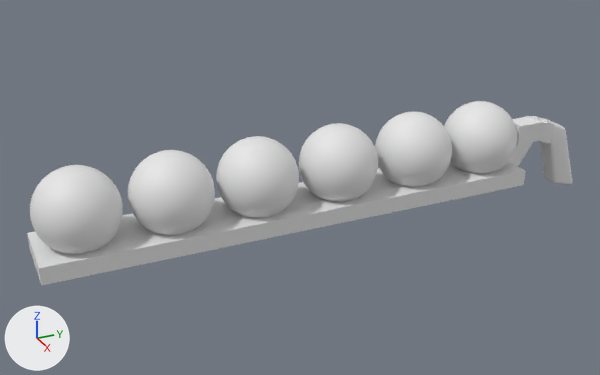
Two versions of the Blender file Assets/_Models/materialgunL.blend, one commit apart.
Rendered twice from a 50 mm lens placed at (1.343, -1.149, 0.689), pointed at (-0.025, -0.533, 0.005). The axes (+X, +Y, +Z) are drawn at lower left. The lights are the same throughout.
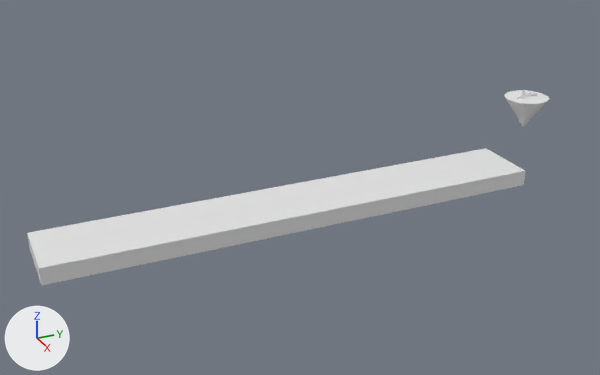
Where the change shows, as pixel boxes [x1, y1, x2, y2] in the pictures (600 x 375 px):
'Sphere.006', hidden
    before: [30, 165, 123, 254]
'Sphere.005', hidden
    before: [128, 150, 215, 235]
'Sphere.004', hidden
    before: [216, 136, 299, 218]
'Sphere.003', hidden
    before: [299, 123, 378, 202]
'Sphere.002', hidden
    before: [375, 112, 452, 187]
'Sphere.001', hidden
    before: [444, 101, 517, 174]
'Cube.003', hidden
    before: [453, 116, 573, 201]
'Cone', added
    after: [504, 90, 549, 126]
'Cube', added
    after: [517, 90, 537, 99]

What changed in the scene script:
```text
Add me_cube_001:
    me_cube_001.from_pydata([(0.11, -0.41, -1.0), (0.11, -1.52, 0.0), (0.11, -0.42, 1.01), (0.11, 1.59, -0.39), (0.11, 1.59, 0.39), (0.11, -0.41, -0.39), (0.11, -0.41, 0.39), (-0.11, -0.41, -1.0), (-0.11, -1.52, 0.0), (-0.11, -0.42, 1.01), (-0.11, 1.59, -0.39), (-0.11, 1.59, 0.39), (-0.11, -0.41, -0.39), (-0.11, -0.41, 0.39)], [], [(1, 0, 5, 3, 4, 6, 2), (8, 9, 13, 11, 10, 12, 7), (4, 3, 10, 11), (3, 5, 12, 10), (2, 6, 13, 9), (1, 2, 9, 8), (6, 4, 11, 13), (0, 1, 8, 7), (5, 0, 7, 12)])
Add me_cone:
    me_cone.from_pydata(...)  # a 32-sided cone pointing to +z spanning x -0.618..0.618, y -0.618..0.618, z 0.087..1.0
Change ob_cube_003:
    add ob_cube_003.hide_set(True)  # its collection is switched off
Change ob_sphere_001:
    add ob_sphere_001.hide_set(True)  # its collection is switched off
Change ob_sphere_002:
    add ob_sphere_002.hide_set(True)  # its collection is switched off
Change ob_sphere_003:
    add ob_sphere_003.hide_set(True)  # its collection is switched off
Change ob_sphere_004:
    add ob_sphere_004.hide_set(True)  # its collection is switched off
Change ob_sphere_005:
    add ob_sphere_005.hide_set(True)  # its collection is switched off
Change ob_sphere_006:
    add ob_sphere_006.hide_set(True)  # its collection is switched off
Add ob_cube:
    ob_cube = bpy.data.objects.new('Cube', me_cube_001)
    ob_cube.location = (0.001, -0.018, 0.131)
    ob_cube.scale = (0.0161, 0.0161, 0.0161)
Add ob_cone:
    ob_cone = bpy.data.objects.new('Cone', me_cone)
    ob_cone.location = (0.0, -0.017, 0.136)
    ob_cone.rotation_euler = (0.0, 3.142, 0.0)  # degrees (0, 180, 0)
    ob_cone.scale = (0.0743, 0.0743, 0.0743)
```
